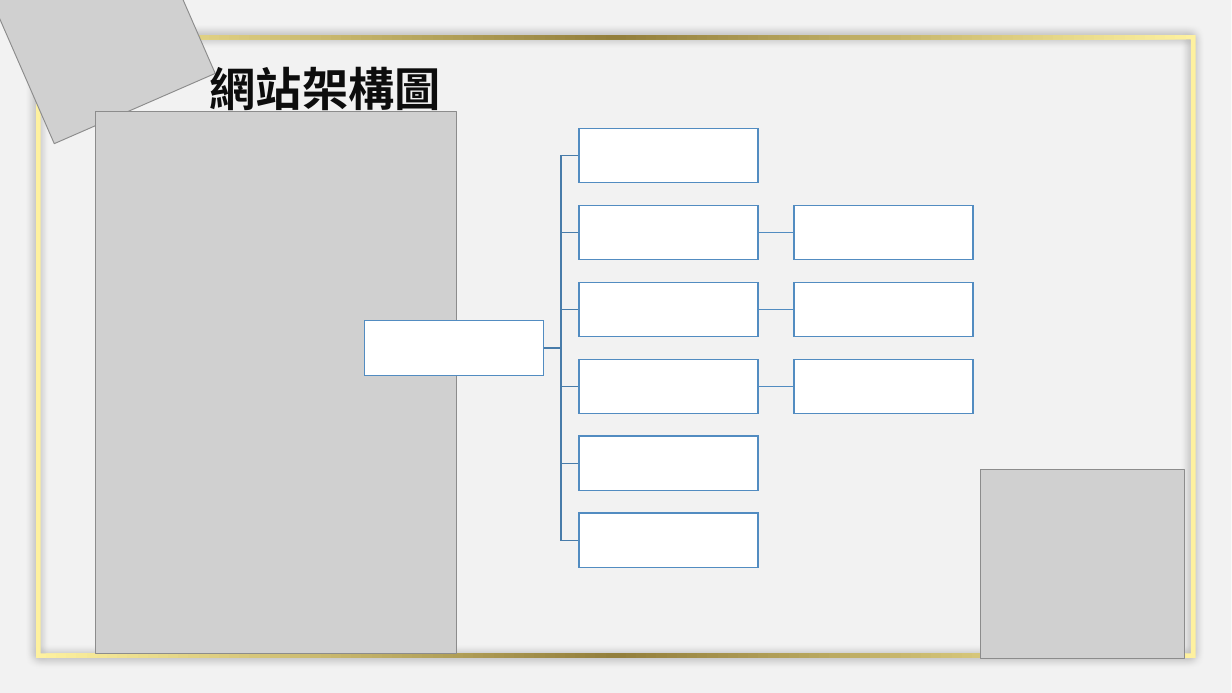
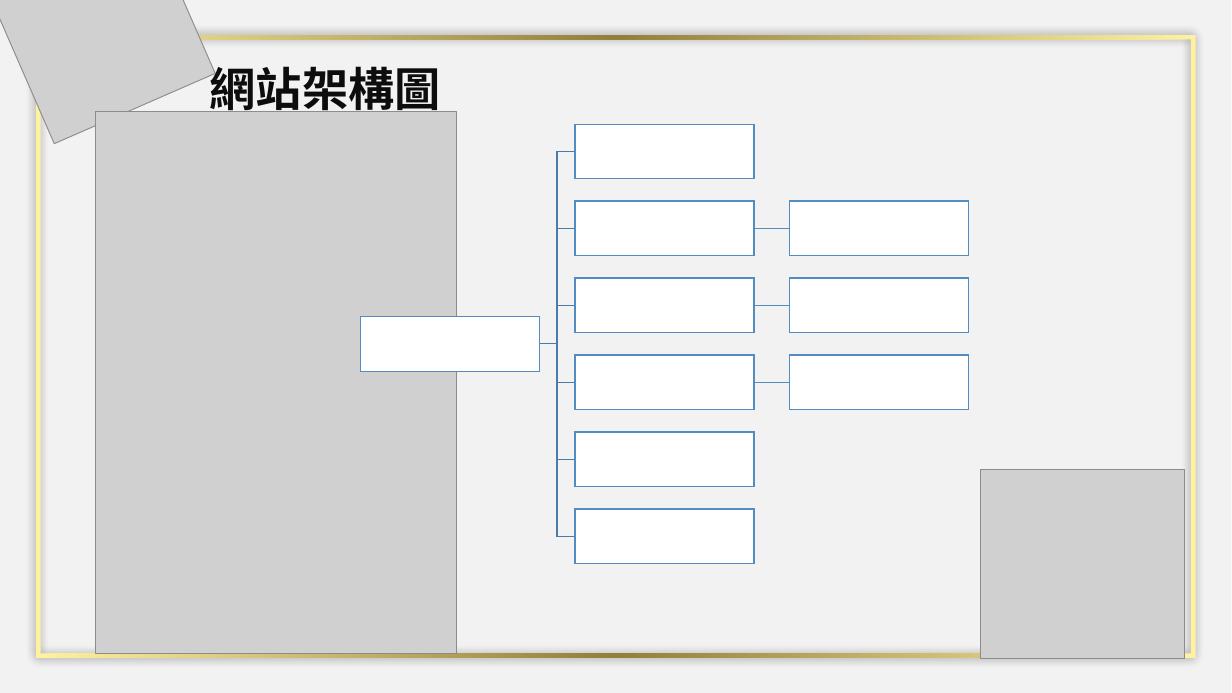
Before and after one commit to 00757033/Escape-Room, a slide deck: slide 3 of 系館密室大逃脫.pptx. Drawn at 1232x693 pixels with LibreOffice and Linux fonts; fonts in the diff are those of the drawing; grey boxes stand for pictures. Boxes give left, top, right and bottom in pixels: in the first picture for what was removed or moved away, otherwise in the second. Text is boxed around its words. In the diff, an @@ line names an element or a change of style, - is before the commit and + after.

```diff
--- a/系館密室大逃脫.pptx
+++ b/系館密室大逃脫.pptx
@@ 10 texts, 10 rectangles, 9 freeform shapes: place and size @@
-10 texts, 10 rectangles, 9 freeform shapes at (364, 128, 973, 567)
+10 texts, 10 rectangles, 9 freeform shapes at (360, 124, 970, 564)
```
Also in this commit, not shown: 1 other file.
